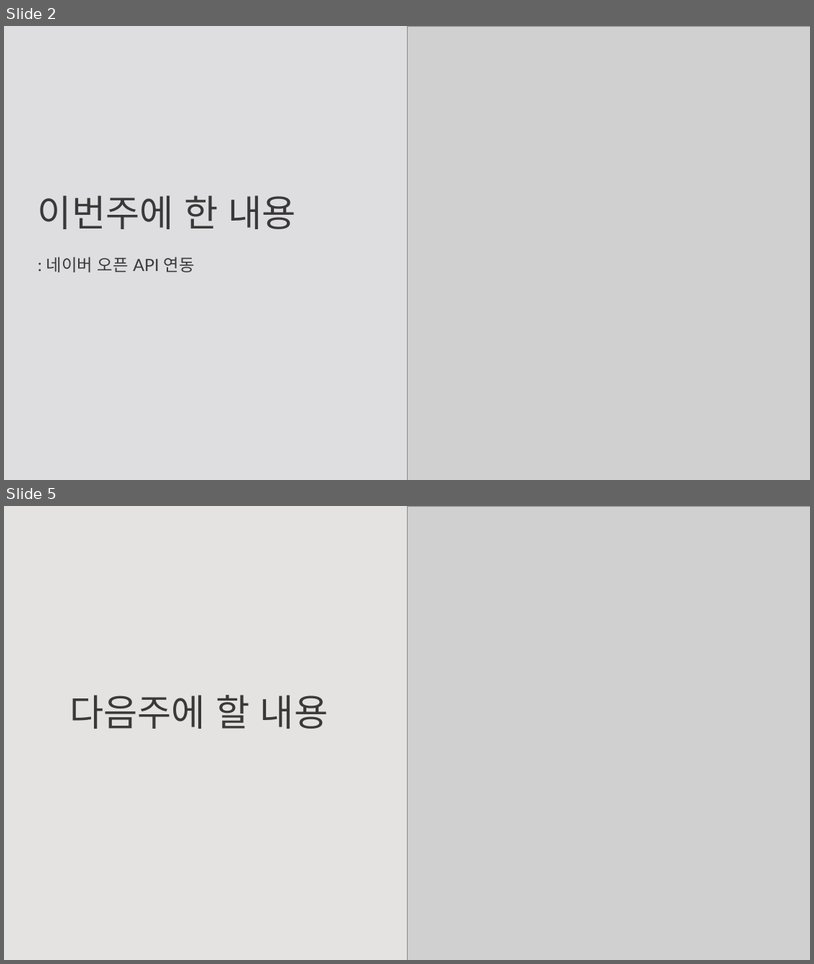
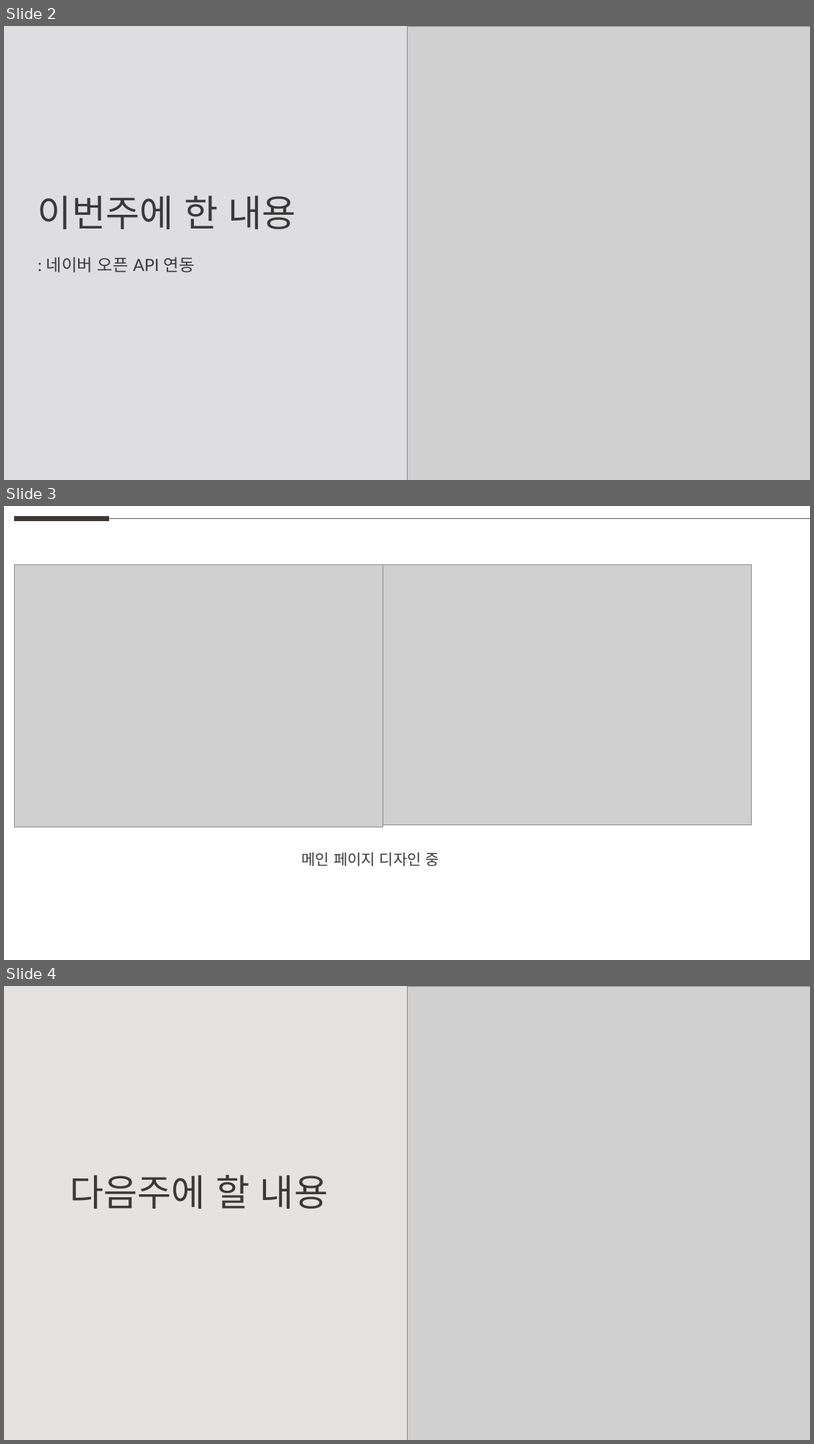
Before and after one commit to weaknessHero/Project_AvatarS, a slide deck: 발표자료/업데이트/LJJppt.pptx. Shown one above the other, each under a label of ours: slides 2 and 5 before the commit, slides 2, 3 and 4 after it; the slides between them are not shown. The pictures are 814x964 and 814x1444 pixels, drawn with LibreOffice and Linux fonts; fonts in the diff are those of the drawing; grey boxes stand for pictures. Boxes give left, top, right and bottom in pixels: in the first picture for what was removed or moved away, otherwise in the second. Text is boxed around its words. In the diff, an @@ line names an element or a change of style, - is before the commit and + after.

```diff
--- a/발표자료/업데이트/LJJppt.pptx
+++ b/발표자료/업데이트/LJJppt.pptx
@@ slide 3 added at [4, 506, 810, 960], background #FFFFFF @@
@@ line added from (14, 519) to (109, 519), #3D3A35 6 pt @@
@@ line added from (109, 519) to (810, 519), #5F5F5D 0.5 pt @@
@@ picture added at [14, 565, 383, 827] @@
@@ picture added at [383, 565, 751, 825] @@
@@ text added at [302, 852, 440, 866], 18 pt, text #3A3838 @@
+메인 페이지 디자인 중
@@ what was slide 5 is now slide 4 @@
```
Also in this commit, not shown: 2 slides removed.
